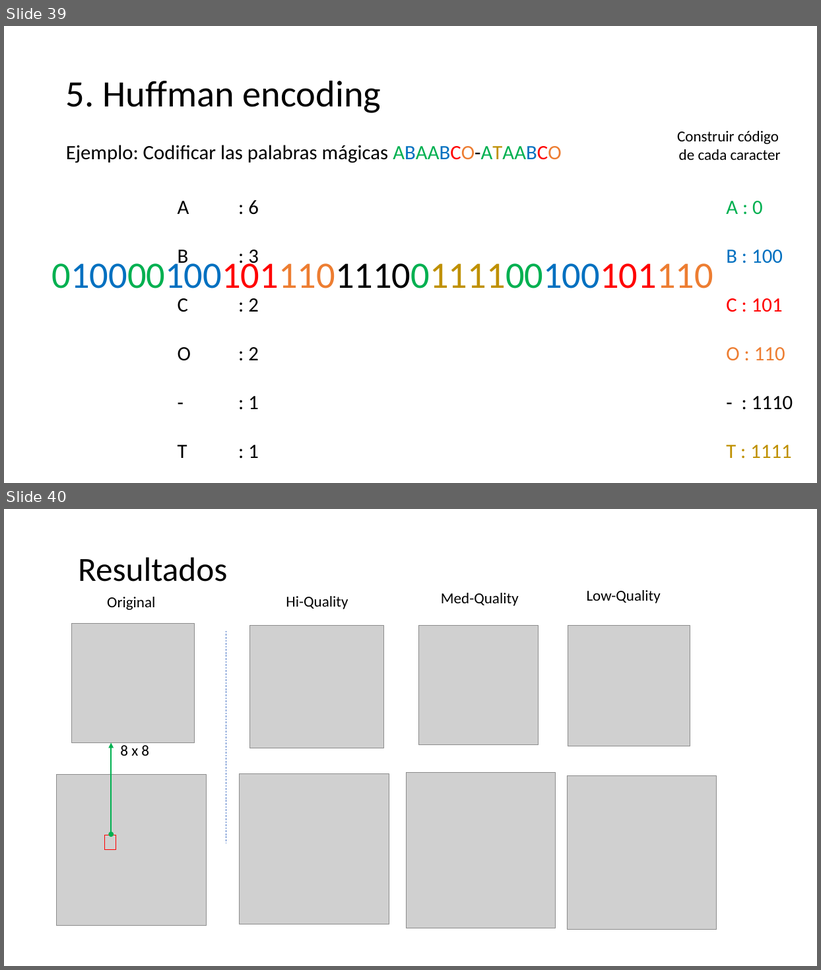
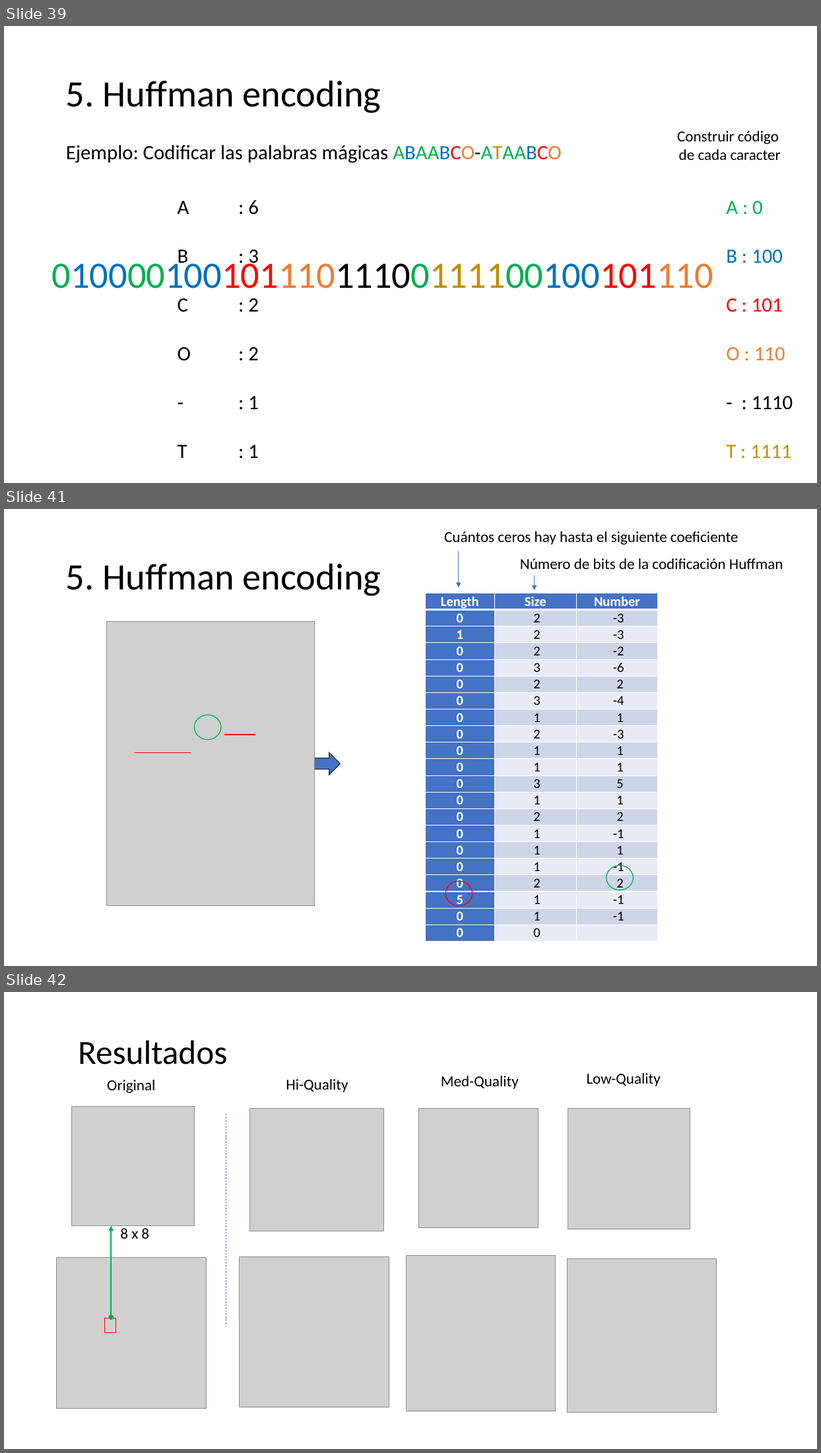
Before and after one commit to domingomery/imagenes, a slide deck: clases/Cap04_Sistemas_Lineales/presentations/IMG04_TransformadaDCT.pptx. Shown one above the other, each under a label of ours: slides 39 and 40 before the commit, slides 39, 41 and 42 after it; the slides between them are not shown. The pictures are 821x970 and 821x1453 pixels, drawn with LibreOffice and Linux fonts; fonts in the diff are those of the drawing; grey boxes stand for pictures. Boxes give left, top, right and bottom in pixels: in the first picture for what was removed or moved away, otherwise in the second. Text is boxed around its words. In the diff, an @@ line names an element or a change of style, - is before the commit and + after.

```diff
--- a/clases/Cap04_Sistemas_Lineales/presentations/IMG04_TransformadaDCT.pptx
+++ b/clases/Cap04_Sistemas_Lineales/presentations/IMG04_TransformadaDCT.pptx
@@ slide 41 added at [4, 509, 817, 966], background #FFFFFF @@
@@ text added at [444, 531, 739, 545], 18 pt, text #000000 @@
+Cuántos ceros hay hasta el siguiente coeficiente
@@ title added at [66, 563, 382, 596], 44 pt, text #000000 @@
+5. Huffman encoding
@@ arrow added from (459, 552) to (459, 588), #4472C4 0.5 pt @@
@@ text added at [520, 559, 783, 569], 18 pt, text #000000 @@
+Número de bits de la codificación Huffman
@@ arrow added from (535, 576) to (535, 590), #4472C4 0.5 pt @@
@@ table added at [426, 593, 659, 940], 21 rows, 3 columns @@
+Length | Size | Number
+0 | 2 | -3
+1 | 2 | -3
+0 | 2 | -2
+0 | 3 | -6
+0 | 2 | 2
+0 | 3 | -4
+0 | 1 | 1
+0 | 2 | -3
+0 | 1 | 1
+0 | 1 | 1
+0 | 3 | 5
+0 | 1 | 1
+0 | 2 | 2
+0 | 1 | -1
+0 | 1 | 1
+0 | 1 | -1
+0 | 2 | 2
+5 | 1 | -1
+0 | 1 | -1
+0 | 0 | 
@@ picture added at [106, 622, 314, 906] @@
@@ ellipse added at [194, 715, 221, 740], outline #00B050 1 pt @@
@@ line added from (225, 735) to (255, 735), #FF0000 1.5 pt @@
@@ line added from (134, 753) to (191, 753), #FF0000 1.5 pt @@
@@ right arrow added at [314, 753, 341, 775], fill #4472C4, outline #1E3256 1 pt @@
@@ ellipse added at [446, 882, 473, 907], outline #FF0000 1 pt @@
@@ ellipse added at [607, 866, 634, 891], outline #00B050 1 pt @@
@@ what was slide 40 is now slide 42 @@
```
Also in this commit, not shown: 1 other slide added, 23 other files.
